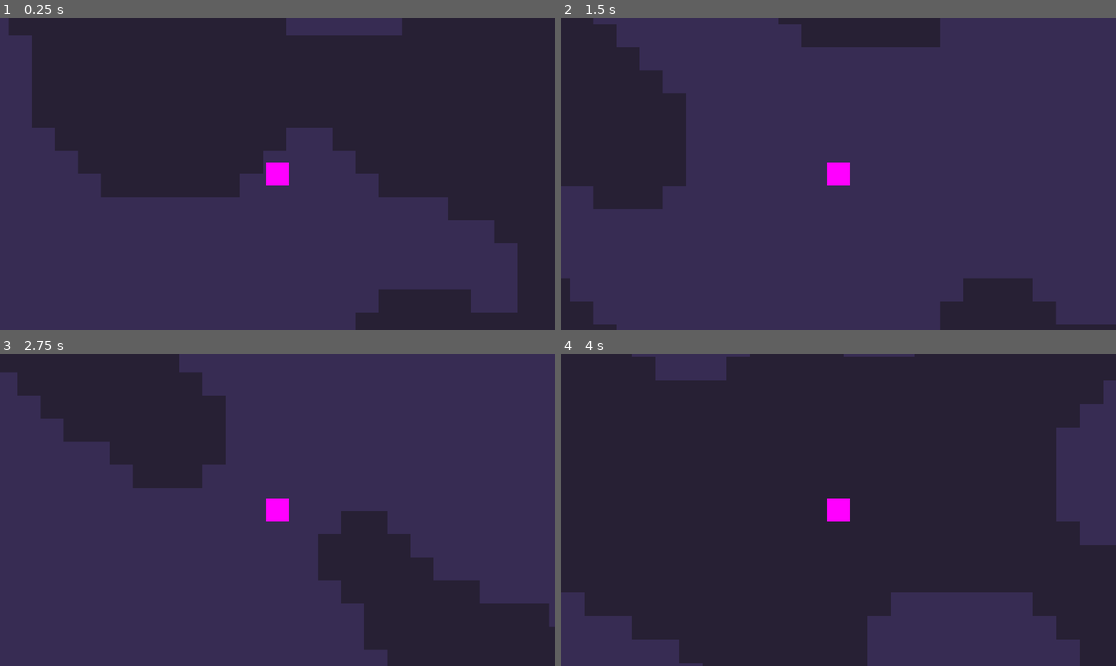
Above: before the commit, frames 1-4 (two rows, left to right).
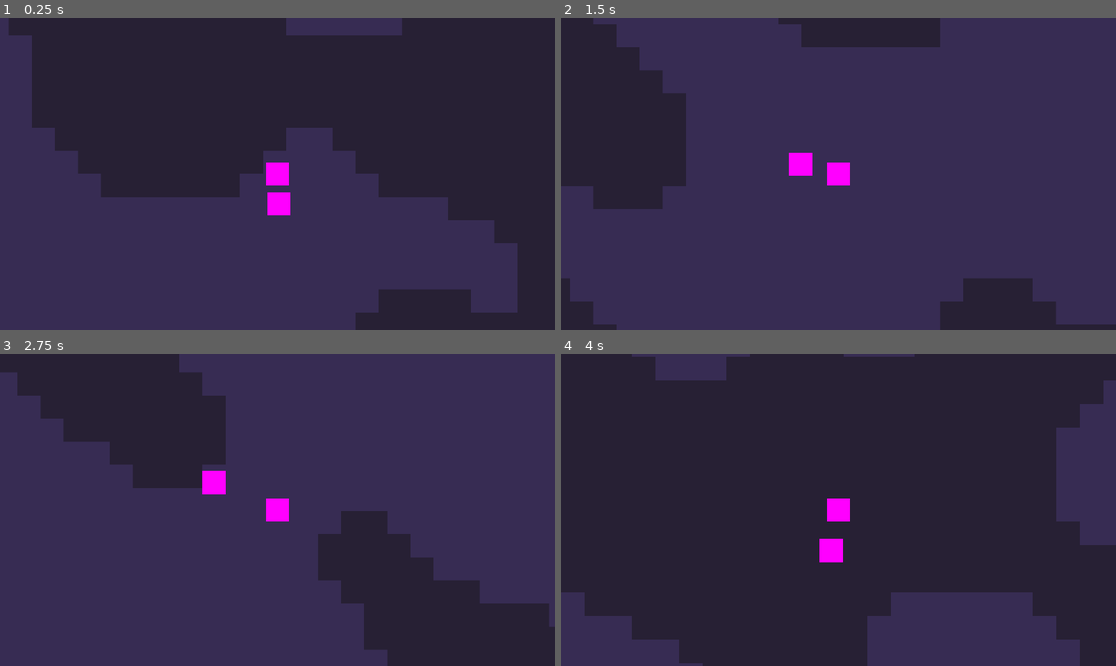
Above: after the commit, the same moments.

Repository: moxvallix/dungeominium
Game: Godot game, scene res://scenes/main.tscn
The game is run twice, just before and just after one commit, with the same random seed, the same clock (stepped at 60 frames per second) and the same inputs.
Inputs (mouse positions are in pixels of both pictures, inside the frame that each line leads up to):
- Up to frame 1 (0.25 s): no input
- Up to frame 2 (1.5 s): tap Enter (ui_accept) at 0.5, 0.77, 1.25 s; move the mouse to (960, 158) at 0.52 s; hold Right (player_right) 0.53-1.28 s; hold Mouse wheel up (camera_zoom_in) 0.53-1.28 s; move the mouse to (727, 189) at 1.27 s; hold Down (player_down) from 1.28 s (still down); tap Mouse wheel down (camera_zoom_out) at 1.35 s
- Up to frame 3 (2.75 s): tap Enter (ui_accept) at 1.52, 2 s; move the mouse to (333, 441) at 2.02 s; release Down (player_down) at 2.03 s; hold Right (player_right) from 2.03 s (still down); hold Shift (player_sneak) from 2.03 s (still down)
- Up to frame 4 (4 s): move the mouse to (810, 572) at 2.77 s; release Right (player_right) at 2.78 s; release Shift (player_sneak) at 2.78 s; hold Up (player_up) 2.78-3.53 s; tap Ctrl (player_sprint) at 2.85 s; tap Enter (ui_accept) at 3.02, 3.5, 3.77 s; move the mouse to (1005, 556) at 3.52 s; hold Left (player_left) from 3.53 s (still down); hold Mouse wheel up (camera_zoom_in) from 3.53 s (still down)

The runs differ from the first frame. In frame 1, 0.3% of the frame differs, in the area x 48-53%, y 55-64%; in frame 2, 0.3%; in frame 3, 0.3%, in the area x 36-41%, y 37-45%; in frame 4, 0.3%.

Commit message:
feat(entities): implement entity classes, basic enemy pathfinding

Diff:
--- a/project.godot
+++ b/project.godot
@@ -35,21 +35,33 @@
 player_up={
 "deadzone": 0.5,
 "events": [Object(InputEventKey,"resource_local_to_scene":false,"resource_name":"","device":-1,"window_id":0,"alt_press …(182 unchanged characters)…
+, Object(InputEventKey,"resource_local_to_scene":false,"resource_name":"","device":-1,"window_id":0,"alt_pressed":false,"shift_pressed":false,"ctrl_pressed":false,"meta_pressed":false,"pressed":false,"keycode":0,"physical_keycode":4194446,"key_label":0,"unicode":0,"echo":false,"script":null)
+, Object(InputEventKey,"resource_local_to_scene":false,"resource_name":"","device":-1,"window_id":0,"alt_pressed":false,"shift_pressed":false,"ctrl_pressed":false,"meta_pressed":false,"pressed":false,"keycode":0,"physical_keycode":4194445,"key_label":0,"unicode":0,"echo":false,"script":null)
+, Object(InputEventKey,"resource_local_to_scene":false,"resource_name":"","device":-1,"window_id":0,"alt_pressed":false,"shift_pressed":false,"ctrl_pressed":false,"meta_pressed":false,"pressed":false,"keycode":0,"physical_keycode":4194447,"key_label":0,"unicode":0,"echo":false,"script":null)
 ]
 }
 player_right={
 "deadzone": 0.5,
 "events": [Object(InputEventKey,"resource_local_to_scene":false,"resource_name":"","device":-1,"window_id":0,"alt_press …(182 unchanged characters)…
+, Object(InputEventKey,"resource_local_to_scene":false,"resource_name":"","device":-1,"window_id":0,"alt_pressed":false,"shift_pressed":false,"ctrl_pressed":false,"meta_pressed":false,"pressed":false,"keycode":0,"physical_keycode":4194444,"key_label":0,"unicode":0,"echo":false,"script":null)
+, Object(InputEventKey,"resource_local_to_scene":false,"resource_name":"","device":-1,"window_id":0,"alt_pressed":false,"shift_pressed":false,"ctrl_pressed":false,"meta_pressed":false,"pressed":false,"keycode":0,"physical_keycode":4194447,"key_label":0,"unicode":0,"echo":false,"script":null)
+, Object(InputEventKey,"resource_local_to_scene":false,"resource_name":"","device":-1,"window_id":0,"alt_pressed":false,"shift_pressed":false,"ctrl_pressed":false,"meta_pressed":false,"pressed":false,"keycode":0,"physical_keycode":4194441,"key_label":0,"unicode":0,"echo":false,"script":null)
 ]
 }
 player_down={
 "deadzone": 0.5,
 "events": [Object(InputEventKey,"resource_local_to_scene":false,"resource_name":"","device":-1,"window_id":0,"alt_press …(182 unchanged characters)…
+, Object(InputEventKey,"resource_local_to_scene":false,"resource_name":"","device":-1,"window_id":0,"alt_pressed":false,"shift_pressed":false,"ctrl_pressed":false,"meta_pressed":false,"pressed":false,"keycode":0,"physical_keycode":4194440,"key_label":0,"unicode":0,"echo":false,"script":null)
+, Object(InputEventKey,"resource_local_to_scene":false,"resource_name":"","device":-1,"window_id":0,"alt_pressed":false,"shift_pressed":false,"ctrl_pressed":false,"meta_pressed":false,"pressed":false,"keycode":0,"physical_keycode":4194439,"key_label":0,"unicode":0,"echo":false,"script":null)
+, Object(InputEventKey,"resource_local_to_scene":false,"resource_name":"","device":-1,"window_id":0,"alt_pressed":false,"shift_pressed":false,"ctrl_pressed":false,"meta_pressed":false,"pressed":false,"keycode":0,"physical_keycode":4194441,"key_label":0,"unicode":0,"echo":false,"script":null)
 ]
 }
 player_left={
 "deadzone": 0.5,
 "events": [Object(InputEventKey,"resource_local_to_scene":false,"resource_name":"","device":-1,"window_id":0,"alt_press …(182 unchanged characters)…
+, Object(InputEventKey,"resource_local_to_scene":false,"resource_name":"","device":-1,"window_id":0,"alt_pressed":false,"shift_pressed":false,"ctrl_pressed":false,"meta_pressed":false,"pressed":false,"keycode":0,"physical_keycode":4194442,"key_label":0,"unicode":0,"echo":false,"script":null)
+, Object(InputEventKey,"resource_local_to_scene":false,"resource_name":"","device":-1,"window_id":0,"alt_pressed":false,"shift_pressed":false,"ctrl_pressed":false,"meta_pressed":false,"pressed":false,"keycode":0,"physical_keycode":4194445,"key_label":0,"unicode":0,"echo":false,"script":null)
+, Object(InputEventKey,"resource_local_to_scene":false,"resource_name":"","device":-1,"window_id":0,"alt_pressed":false,"shift_pressed":false,"ctrl_pressed":false,"meta_pressed":false,"pressed":false,"keycode":0,"physical_keycode":4194439,"key_label":0,"unicode":0,"echo":false,"script":null)
 ]
 }
 camera_zoom_in={
--- /dev/null
+++ b/scenes/entities/enemies/enemy.gd
@@ -0,0 +1,64 @@
+class_name Enemy
+extends Entity
+
+@onready var navigation: NavigationAgent2D = %NavigationAgent2D
+
+@export var target: Entity
+@export var target_coords: Vector2
+@export var navigation_delay: int = 10
+@export var slowdown_range: float = 20.0
+@export var minimum_distance: float = 18.0
+
+var last_target_pos: Vector2
+var last_pos: Vector2
+var navigation_path: PackedVector2Array
+var navigation_time: int = 0
+var random_offset: Vector2 = Vector2.ZERO
+var navigation_finished: bool = false
+
+func _ready():
+	navigation.connect(&"navigation_finished", _on_navigation_finished)
+	pass
+
+func _process(delta) -> void:
+	var target_pos: Vector2
+	if target:
+		target_pos = target.position
+	if target_coords:
+		target_pos = target_coords
+
+	if not target_pos or not navigation: return
+
+	if not (target_pos == last_target_pos):
+		navigation_time -= 1
+
+	if navigation_time <= 0:
+		if not in_range_of_target():
+			navigation_finished = false
+			random_offset = Vector2(
+				_random_offset(),
+				_random_offset()
+			)
+		navigation.set_target_position(target_pos + random_offset)
+		navigation_time = navigation_delay
+
+	if navigation_finished: return
+
+	var dir: Vector2 = (navigation.get_next_path_position() - position).normalized()
+	if dir: move_in_dir(dir.x, dir.y, get_move_speed())
+
+func in_range_of_target() -> bool: return (navigation.distance_to_target() <= slowdown_range)
+
+func get_move_speed() -> float:
+	if in_range_of_target():
+		return speed / 2
+	else:
+		return speed
+
+func _on_navigation_finished():
+	navigation_finished = true
+
+func _random_offset() -> float:
+	if slowdown_range <= minimum_distance:
+		return minimum_distance
+	return randf_range(minimum_distance, slowdown_range) * (1 - (2 * randi_range(0, 1)))
--- /dev/null
+++ b/scenes/entities/enemies/enemy.tscn
@@ -0,0 +1,15 @@
+[gd_scene load_steps=3 format=3 uid="uid://drrv5k547lyxj"]
+
+[ext_resource type="PackedScene" uid="uid://ddnfqhniwf0wv" path="res://scenes/entities/entity.tscn" id="1_y153w"]
+[ext_resource type="Script" path="res://scenes/entities/enemies/enemy.gd" id="2_t47v6"]
+
+[node name="Enemy" instance=ExtResource("1_y153w")]
+script = ExtResource("2_t47v6")
+target_coords = Vector2(0, 0)
+navigation_delay = 10
+slowdown_range = 20.0
+minimum_distance = 18.0
+
+[node name="NavigationAgent2D" type="NavigationAgent2D" parent="." index="2"]
+unique_name_in_owner = true
+target_desired_distance = 32.0
--- /dev/null
+++ b/scenes/entities/entity.gd
@@ -0,0 +1,23 @@
+class_name Entity
+extends CharacterBody2D
+
+signal position_updated
+signal health_changed
+
+@export var health: int
+@export var speed: float = 100.0
+
+func move_in_dir(x, y, move_speed = null):
+	if move_speed == null: move_speed = speed
+	if x and x != 0:
+		velocity.x = x * move_speed
+	else:
+		velocity.x = move_toward(velocity.x, 0, move_speed)
+	if y and y != 0:
+		velocity.y = y * move_speed
+	else:
+		velocity.y = move_toward(velocity.y, 0, move_speed)
+	move_and_slide()
+
+	if (x or y) and move_speed > 0:
+		emit_signal(&"position_updated", position)
--- /dev/null
+++ b/scenes/entities/entity.tscn
@@ -0,0 +1,15 @@
+[gd_scene load_steps=3 format=3 uid="uid://ddnfqhniwf0wv"]
+
+[ext_resource type="Script" path="res://scenes/entities/entity.gd" id="1_1uo7e"]
+
+[sub_resource type="PlaceholderTexture2D" id="PlaceholderTexture2D_7hce0"]
+size = Vector2(16, 16)
+
+[node name="Entity" type="CharacterBody2D"]
+script = ExtResource("1_1uo7e")
+
+[node name="Sprite" type="Sprite2D" parent="."]
+texture = SubResource("PlaceholderTexture2D_7hce0")
+
+[node name="Collision" type="CollisionPolygon2D" parent="."]
+polygon = PackedVector2Array(-4, -8, 4, -8, 8, -4, 8, 4, 4, 8, -4, 8, -8, 4, -8, -4)
--- a/scenes/player/player.gd
+++ b/scenes/entities/player/player.gd
@@ -1,13 +1,9 @@
-extends CharacterBody2D
-@export var speed = 100.0
+extends Entity
 @export var sneak = 0.4
 @export var sprint = 2
 
 var sneaking: bool = false
 var sprinting: bool = false
-
-# Get the gravity from the project settings to be synced with RigidBody nodes.
-var gravity = ProjectSettings.get_setting("physics/2d/default_gravity")
 
 func _physics_process(delta):
 	if Input.is_action_pressed("player_sneak"):
@@ -27,13 +23,5 @@
 
 	var x_direction = Input.get_axis("player_left", "player_right")
 	var y_direction = Input.get_axis("player_up", "player_down")
-	if x_direction:
-		velocity.x = x_direction * current_speed
-	else:
-		velocity.x = move_toward(velocity.x, 0, current_speed)
-	if y_direction:
-		velocity.y = y_direction * current_speed
-	else:
-		velocity.y = move_toward(velocity.y, 0, current_speed)
 
-	move_and_slide()
+	move_in_dir(x_direction, y_direction, current_speed)
--- /dev/null
+++ b/scenes/entities/player/player.tscn
@@ -0,0 +1,15 @@
+[gd_scene load_steps=4 format=3 uid="uid://diu8od7t0ywmi"]
+
+[ext_resource type="PackedScene" uid="uid://ddnfqhniwf0wv" path="res://scenes/entities/entity.tscn" id="1_k0ael"]
+[ext_resource type="Script" path="res://scenes/entities/player/player.gd" id="1_ryjkl"]
+[ext_resource type="Script" path="res://scenes/entities/player/camera.gd" id="2_ts4d3"]
+
+[node name="Player" instance=ExtResource("1_k0ael")]
+scale = Vector2(0.99, 0.99)
+script = ExtResource("1_ryjkl")
+sneak = 0.4
+sprint = 2
+
+[node name="Camera" type="Camera2D" parent="." index="2"]
+zoom = Vector2(5, 5)
+script = ExtResource("2_ts4d3")
--- /dev/null
+++ b/scenes/main.gd
@@ -0,0 +1,16 @@
+extends Node2D
+
+
+# Called when the node enters the scene tree for the first time.
+func _ready():
+	pass # Replace with function body.
+
+
+# Called every frame. 'delta' is the elapsed time since the previous frame.
+func _process(delta):
+	pass
+
+
+func _on_player_position_updated(pos: Vector2):
+	pass
+#	print(pos)
--- a/scenes/main.tscn
+++ b/scenes/main.tscn
@@ -1,11 +1,23 @@
-[gd_scene load_steps=3 format=3 uid="uid://b5wxsvuwjhmr4"]
+[gd_scene load_steps=5 format=3 uid="uid://b5wxsvuwjhmr4"]
 
-[ext_resource type="PackedScene" uid="uid://jw66qo08jjbr" path="res://scenes/player/player.tscn" id="1_apn3l"]
+[ext_resource type="PackedScene" uid="uid://diu8od7t0ywmi" path="res://scenes/entities/player/player.tscn" id="1_apn3l"]
+[ext_resource type="Script" path="res://scenes/main.gd" id="1_uof3p"]
 [ext_resource type="PackedScene" uid="uid://css4bv57ygg05" path="res://scenes/maps/generated/dungeon.tscn" id="2_15h3n"]
+[ext_resource type="PackedScene" uid="uid://drrv5k547lyxj" path="res://scenes/entities/enemies/enemy.tscn" id="3_5g2qs"]
 
 [node name="Main" type="Node2D"]
+script = ExtResource("1_uof3p")
 
 [node name="Dungeon" parent="." instance=ExtResource("2_15h3n")]
 
+[node name="Enemy" parent="." node_paths=PackedStringArray("target") instance=ExtResource("3_5g2qs")]
+position = Vector2(636, 397)
+target = NodePath("../Player")
+navigation_delay = 10
+slowdown_range = 20.0
+minimum_distance = 18.0
+
 [node name="Player" parent="." instance=ExtResource("1_apn3l")]
 position = Vector2(634, 352)
+
+[connection signal="position_updated" from="Player" to="." method="_on_player_position_updated"]
--- a/scenes/maps/generated/dungeon.gd
+++ b/scenes/maps/generated/dungeon.gd
@@ -10,7 +10,6 @@
 # Called when the node enters the scene tree for the first time.
 func _ready():
 	generate_map()
-	pass
 
 func _input(event):
 	if event.is_action_pressed("ui_accept"):
@@ -24,7 +23,7 @@
 #
 	set_tilemap_from_map()
 
-func random_fill_map(map_seed) -> void:
+func random_fill_map(map_seed: String) -> void:
 	map.clear()
 	var rng := RandomNumberGenerator.new()
 	rng.seed = hash(map_seed)
--- a/scenes/maps/generated/dungeon.tres
+++ b/scenes/maps/generated/dungeon.tres
@@ -1,6 +1,11 @@
-[gd_resource type="TileSet" load_steps=3 format=3 uid="uid://cx73c3o63uoy2"]
+[gd_resource type="TileSet" load_steps=4 format=3 uid="uid://cx73c3o63uoy2"]
 
 [ext_resource type="Texture2D" uid="uid://baxj65uigeqr4" path="res://assets/tiles/dungeon.png" id="1_rmxc6"]
+
+[sub_resource type="NavigationPolygon" id="NavigationPolygon_ua06t"]
+vertices = PackedVector2Array(-8, -8, 8, -8, 8, 8, -8, 8)
+polygons = Array[PackedInt32Array]([PackedInt32Array(0, 1, 2, 3)])
+outlines = Array[PackedVector2Array]([PackedVector2Array(-8, -8, 8, -8, 8, 8, -8, 8)])
 
 [sub_resource type="TileSetAtlasSource" id="TileSetAtlasSource_m5q0a"]
 texture = ExtResource("1_rmxc6")
@@ -246,6 +251,7 @@
 12:5/0 = 0
 12:5/0/physics_layer_0/linear_velocity = Vector2(0, 0)
 12:5/0/physics_layer_0/angular_velocity = 0.0
+12:5/0/navigation_layer_0/polygon = SubResource("NavigationPolygon_ua06t")
 13:5/0 = 0
 13:5/0/physics_layer_0/linear_velocity = Vector2(0, 0)
 13:5/0/physics_layer_0/angular_velocity = 0.0
@@ -309,6 +315,7 @@
 
 [resource]
 physics_layer_0/collision_layer = 1
+navigation_layer_0/layers = 1
 custom_data_layer_0/name = "is_door"
 custom_data_layer_0/type = 1
 sources/1 = SubResource("TileSetAtlasSource_m5q0a")
--- a/scenes/player/player.tscn
+++ /dev/null
@@ -1,21 +0,0 @@
-[gd_scene load_steps=4 format=3 uid="uid://jw66qo08jjbr"]
-
-[ext_resource type="Script" path="res://scenes/player/player.gd" id="1_k3gg8"]
-[ext_resource type="Script" path="res://scenes/player/camera.gd" id="2_mr2jo"]
-
-[sub_resource type="PlaceholderTexture2D" id="PlaceholderTexture2D_xacnl"]
-size = Vector2(16, 16)
-
-[node name="Player" type="CharacterBody2D"]
-scale = Vector2(0.99, 0.99)
-script = ExtResource("1_k3gg8")
-
-[node name="Sprite" type="Sprite2D" parent="."]
-texture = SubResource("PlaceholderTexture2D_xacnl")
-
-[node name="Collision" type="CollisionPolygon2D" parent="."]
-polygon = PackedVector2Array(-4, -8, 4, -8, 8, -4, 8, 4, 4, 8, -4, 8, -8, 4, -8, -4)
-
-[node name="Camera" type="Camera2D" parent="."]
-zoom = Vector2(5, 5)
-script = ExtResource("2_mr2jo")
Renamed: scenes/player/camera.gd -> scenes/entities/player/camera.gd
